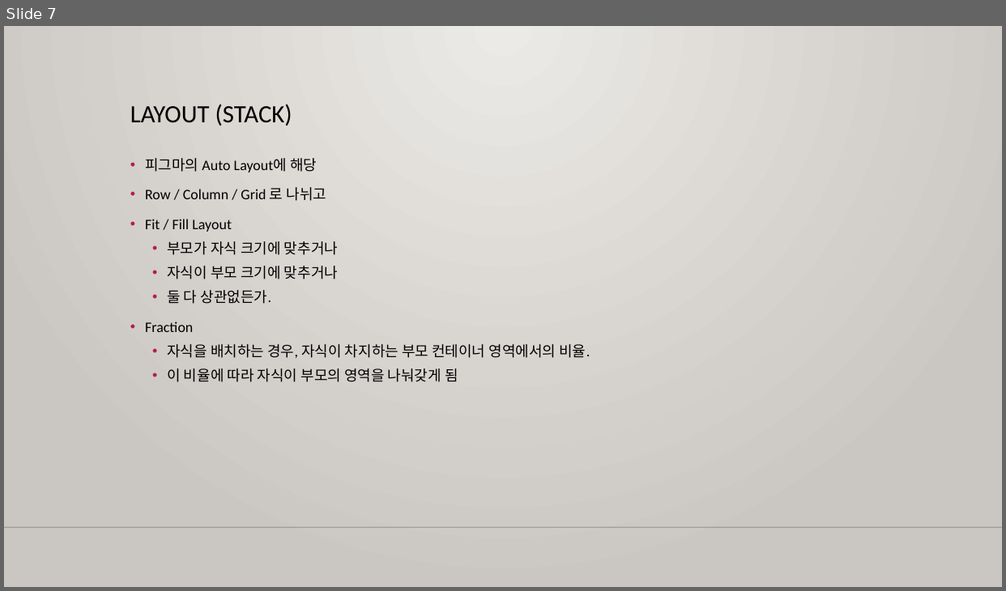
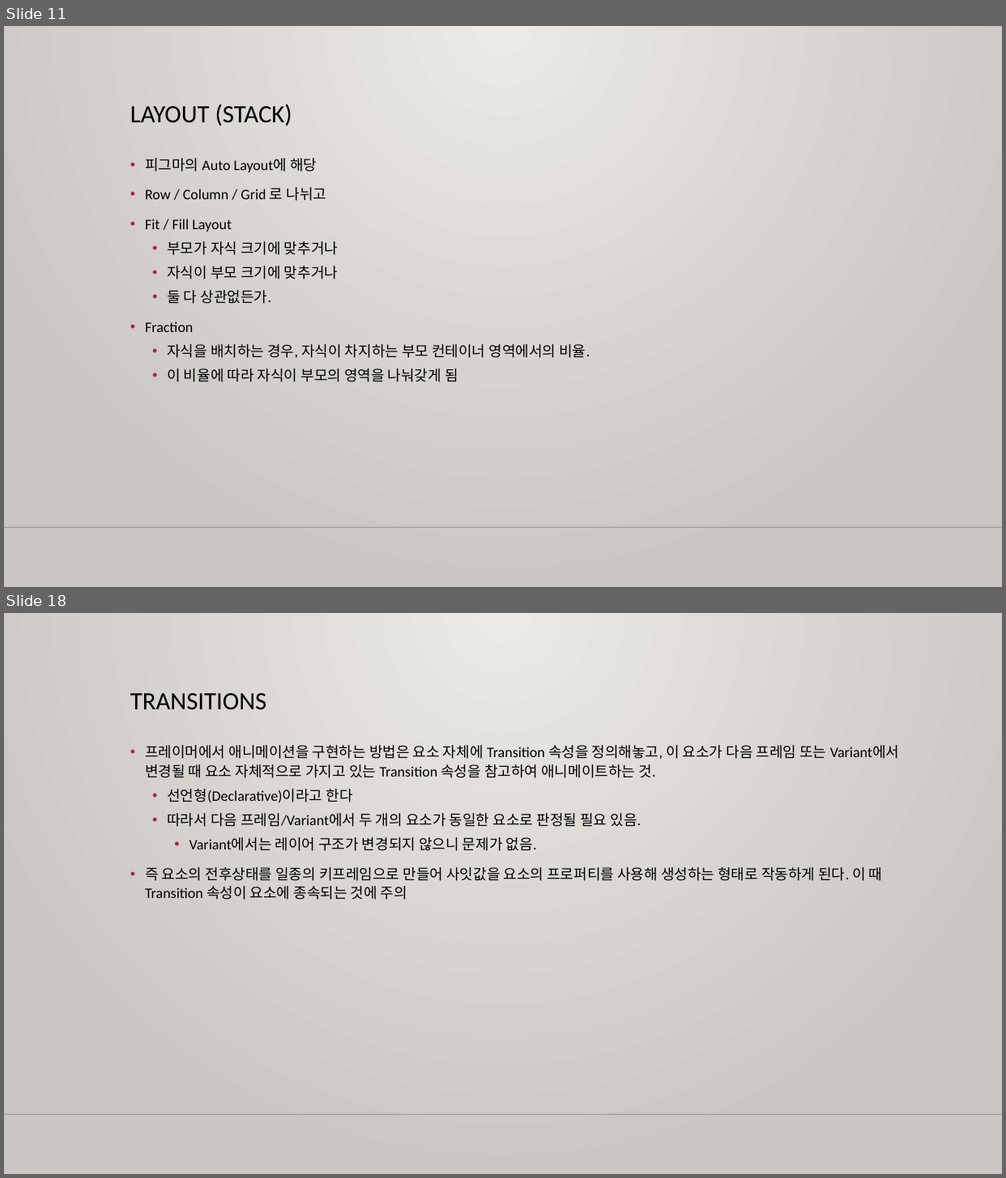
Before and after one commit to m00nlygreat/obsidian-vault, a slide deck: 노코드 엔지니어링/프레이머로 블로그 만들기.pptx. Shown one above the other, each under a label of ours: slide 7 before the commit, slides 11 and 18 after it; the slides between them are not shown. The pictures are 1006x591 and 1006x1178 pixels, drawn with LibreOffice and Linux fonts; fonts in the diff are those of the drawing; background and template pictures are left out. Boxes give left, top, right and bottom in pixels: in the first picture for what was removed or moved away, otherwise in the second. Text is boxed around its words. In the diff, an @@ line names an element or a change of style, - is before the commit and + after.

Commit message:
백업 완료: 2023-11-26 04:40:07
Affected files:
.obsidian/workspace.json
노코드 엔지니어링/노코드 최강자 버블.md
노코드 엔지니어링/프레이머로 블로그 만들기.md
노코드 엔지니어링/프레이머로 블로그 만들기.pptx

```diff
--- a/노코드 엔지니어링/프레이머로 블로그 만들기.pptx
+++ b/노코드 엔지니어링/프레이머로 블로그 만들기.pptx
@@ slide 18 added at (x1=4, y1=613, x2=1002, y2=1174), background gradient #ECEAE7 to #CAC7C1; not listed: 1 template element that a slide beside it also shows @@
@@ title added at (x1=130, y1=693, x2=266, y2=709), 24 pt, text #000000 @@
+TRANSITIONS
@@ text added at (x1=145, y1=745, x2=899, y2=900), 14 pt, text #000000 @@
+• 프레이머에서 애니메이션을 구현하는 방법은 요소 자체에 Transition 속성을 정의해놓고, 이 요소가 다음 프레임 또는 Variant에서 변경될 때 요소 자체적으로 가지고 있는 Transition 속성을 참고하여 애니메이트하는 것.
+  • 선언형(Declarative)이라고 한다
+  • 따라서 다음 프레임/Variant에서 두 개의 요소가 동일한 요소로 판정될 필요 있음.
+    • Variant에서는 레이어 구조가 변경되지 않으니 문제가 없음.
+• 즉 요소의 전후상태를 일종의 키프레임으로 만들어 사잇값을 요소의 프로퍼티를 사용해 생성하는 형태로 작동하게 된다. 이 때 Transition 속성이 요소에 종속되는 것에 주의
@@ what was slide 7 is now slide 11 @@
```
Also in this commit, not shown: 4 slides changed, 6 other slides added, 3 other files.
